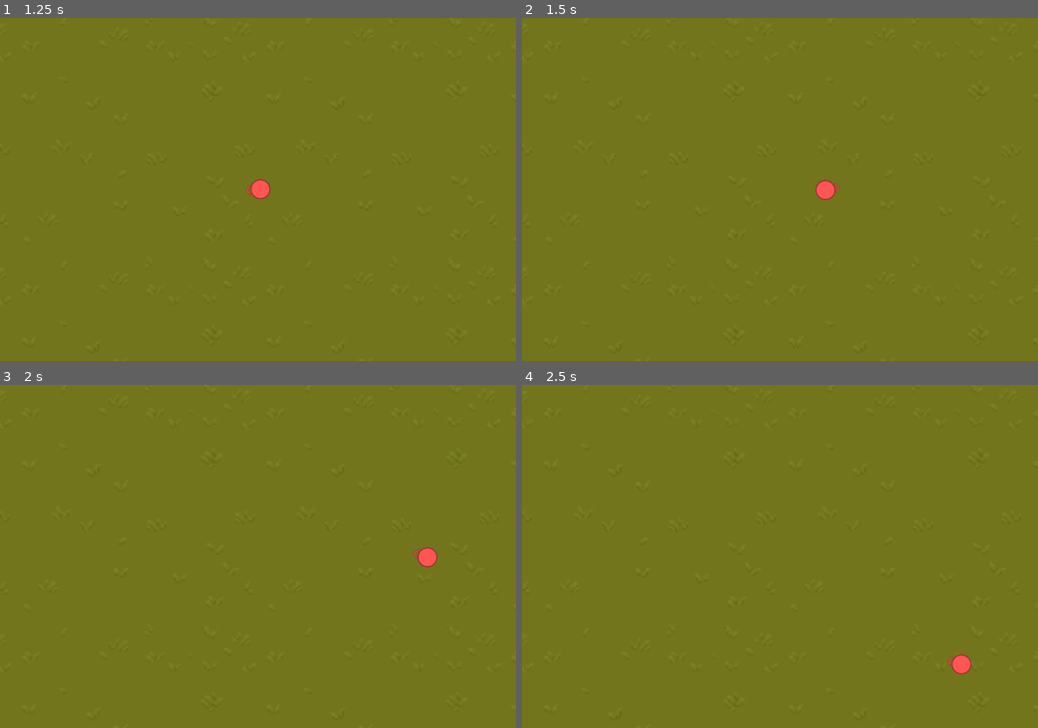
Above: before the commit, frames 1-4 (two rows, left to right).
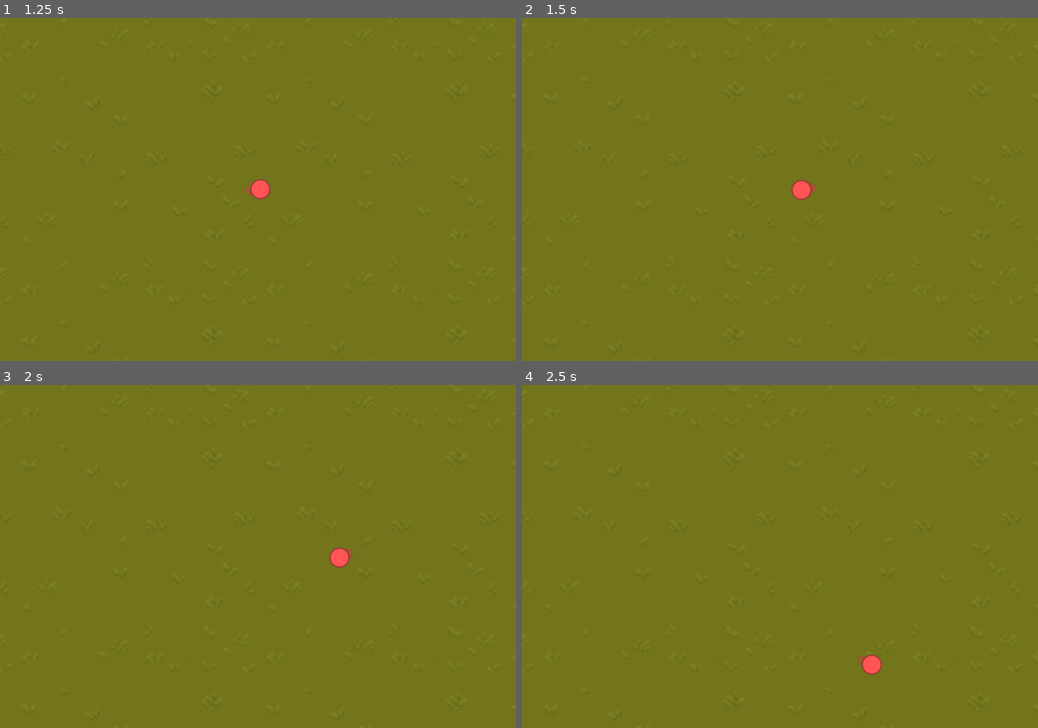
Above: after the commit, the same moments.

Repository: DasParijat/Ringtail-DE
Game: Godot game, scene res://RDE_Scenes/main_menu.tscn
Same seed, same stepped clock (60 frames per second), same inputs: the game is played once before the commit and once after it.
Inputs (mouse positions are in pixels of both pictures, inside the frame that each line leads up to):
- Up to frame 1 (1.25 s): click "Play" at 0.5 s
- Up to frame 2 (1.5 s): tap Enter at 1.25 s; move the mouse to (893, 172) at 1.27 s; hold D (move_right) from 1.28 s (still down); hold F (rest) from 1.28 s (still down)
- Up to frame 3 (2 s): keep holding D (move_right); keep holding F (rest); tap Shift (sprint) at 1.55 s
- Up to frame 4 (2.5 s): move the mouse to (676, 573) at 2.02 s; release D (move_right) at 2.03 s; release F (rest) at 2.03 s; hold S (move_down) from 2.03 s (still down); tap Shift (sprint) at 2.1 s; tap F (rest) at 2.3 s

Frame 1 is identical in both runs. In frame 2, 0.4% of the frame differs, in the area x 52-62%, y 47-54%; in frame 3, 0.4%, in the area x 63-85%, y 47-54%; in frame 4, 0.4%.

Commit message:
Account for sprint and resting in player movement

Diff:
--- a/RDE_Scenes/oswald.tscn
+++ b/RDE_Scenes/oswald.tscn
@@ -8,4 +8,4 @@
 script = ExtResource("1_qoyxg")
 player_res = ExtResource("2_xhiw5")
 
-[node name="BasePlayer" parent="." instance=ExtResource("3_eqyry")]
+[node name="base_player" parent="." instance=ExtResource("3_eqyry")]
--- a/RDE_Scripts/Scene_Scripts/base_player.gd
+++ b/RDE_Scripts/Scene_Scripts/base_player.gd
@@ -20,6 +20,12 @@
 func movement(cur_speed : float) -> void:
 	look_at(get_global_mouse_position())
 
+	cur_speed = player_res.base_speed
+	if Input.is_action_pressed("sprint"):
+		cur_speed = player_res.sprint_speed
+	if Input.is_action_pressed("rest"):
+		cur_speed = player_res.rest_speed
+
 	var input_direction = Input.get_vector("move_left", "move_right", "move_up", "move_down")
 	velocity = input_direction * (cur_speed * speed_modifier)
 
Not shown, changed: README.md
